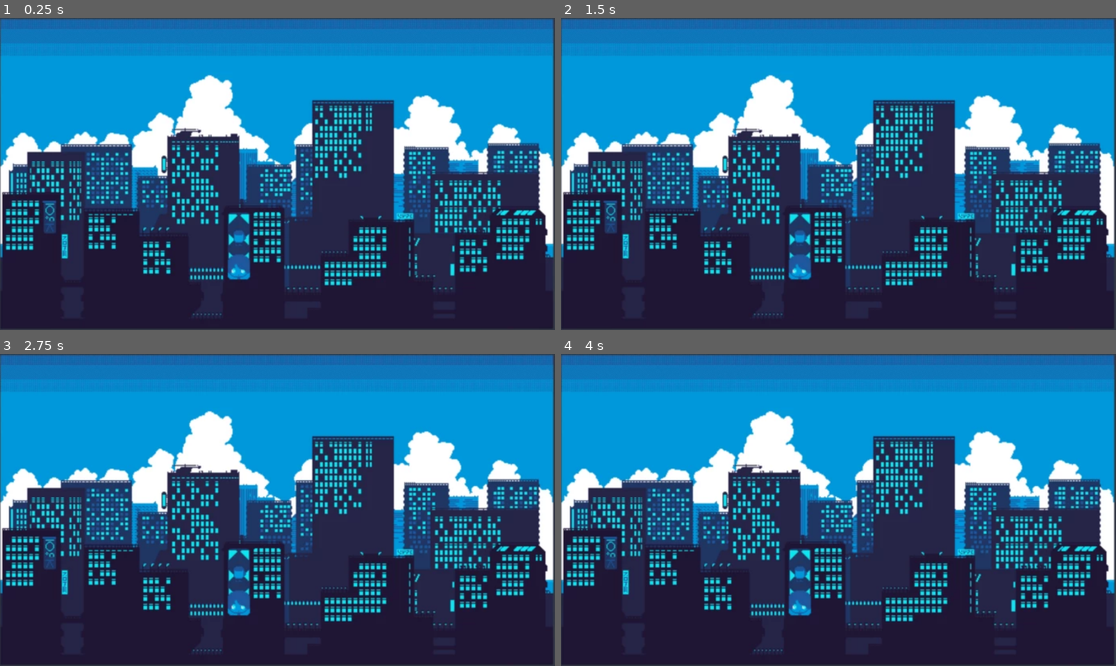
Above: before the commit, frames 1-4 (two rows, left to right).
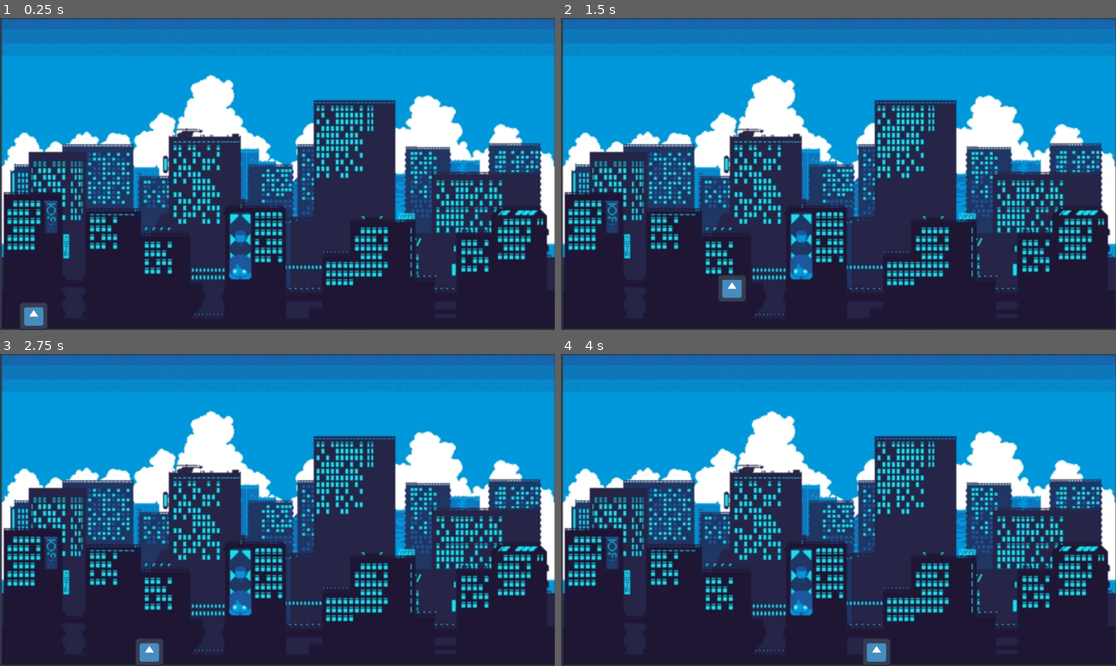
Above: after the commit, the same moments.

Repository: Lux2739/game-jam-2026
Game: Godot game, scene res://scenes/level_1.tscn
Same seed, same stepped clock (60 frames per second), same inputs: the game is played once before the commit and once after it. This scene is started directly instead of the project's main scene. The engine's default icon, where the game draws it, is replaced by a stand-in: a white triangle on a blue panel in a dark square.
Inputs:
- Up to frame 1 (0.25 s): no input
- Up to frame 2 (1.5 s): tap Enter at 0.5 s; hold Right (ui_right) from 0.53 s (still down); tap Up (ui_up) at 0.77 s
- Up to frame 3 (2.75 s): tap Up (ui_up) at 1.52 s; release Right (ui_right) at 2.03 s; hold Left (ui_left) from 2.03 s (still down)
- Up to frame 4 (4 s): release Left (ui_left) at 2.78 s; hold Right (ui_right) from 2.78 s (still down); tap Up (ui_up) at 3.02, 3.77 s

The runs differ from the first frame. In frame 1, 14% of the frame differs, in the area x 0-100%, y 0-100%; in frame 2, 14%; in frame 3, 14%; in frame 4, 14%.

Commit message:
base level1

Diff:
--- a/scenes/level_1.tscn
+++ b/scenes/level_1.tscn
@@ -1,6 +1,7 @@
 [gd_scene format=3 uid="uid://j62f5sp3dsc5"]
 
 [ext_resource type="Texture2D" uid="uid://lctg45bnh1vv" path="res://assets/bg1.webp" id="1_014kd"]
+[ext_resource type="PackedScene" uid="uid://ct0ki0rvttwr1" path="res://scenes/player.tscn" id="2_bswci"]
 
 [sub_resource type="RectangleShape2D" id="RectangleShape2D_gkh53"]
 size = Vector2(1153, 19)
@@ -8,6 +9,7 @@
 [sub_resource type="NoiseTexture2D" id="NoiseTexture2D_014kd"]
 
 [node name="Level1" type="Node2D" unique_id=1335290165]
+position = Vector2(3, 0)
 
 [node name="sol" type="StaticBody2D" parent="." unique_id=1484616053]
 
@@ -63,3 +65,6 @@
 offset_right = 1172.0
 offset_bottom = 721.0
 texture = ExtResource("1_014kd")
+
+[node name="Player" parent="." unique_id=874490068 instance=ExtResource("2_bswci")]
+position = Vector2(-19, 301)
